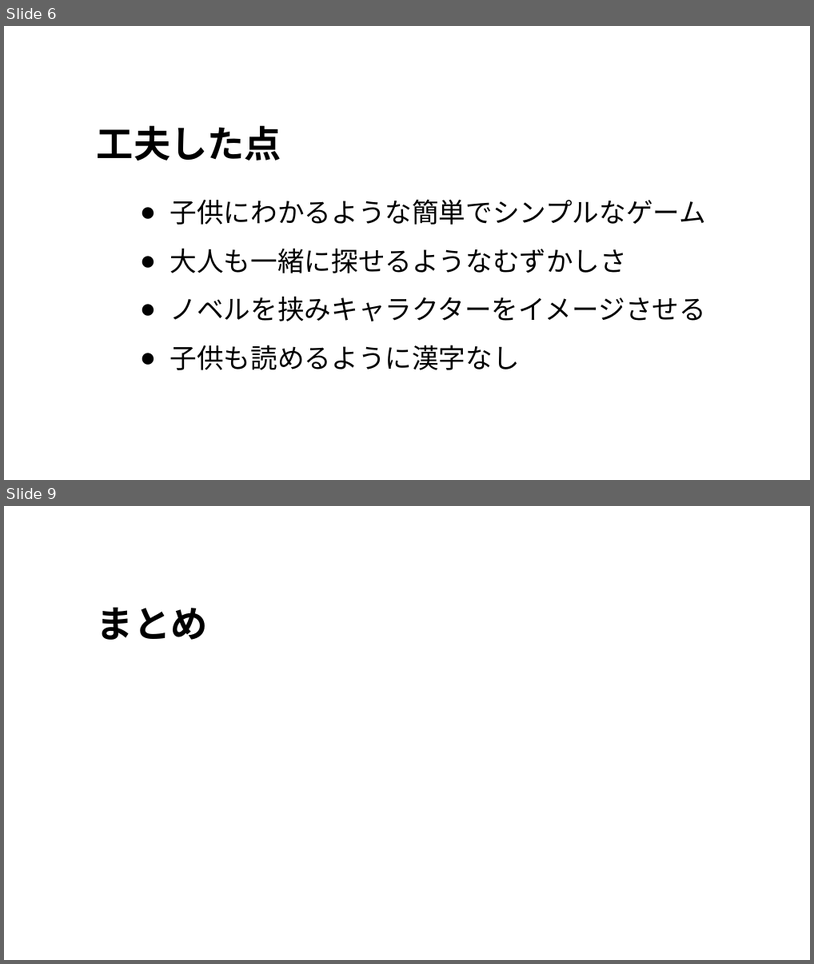
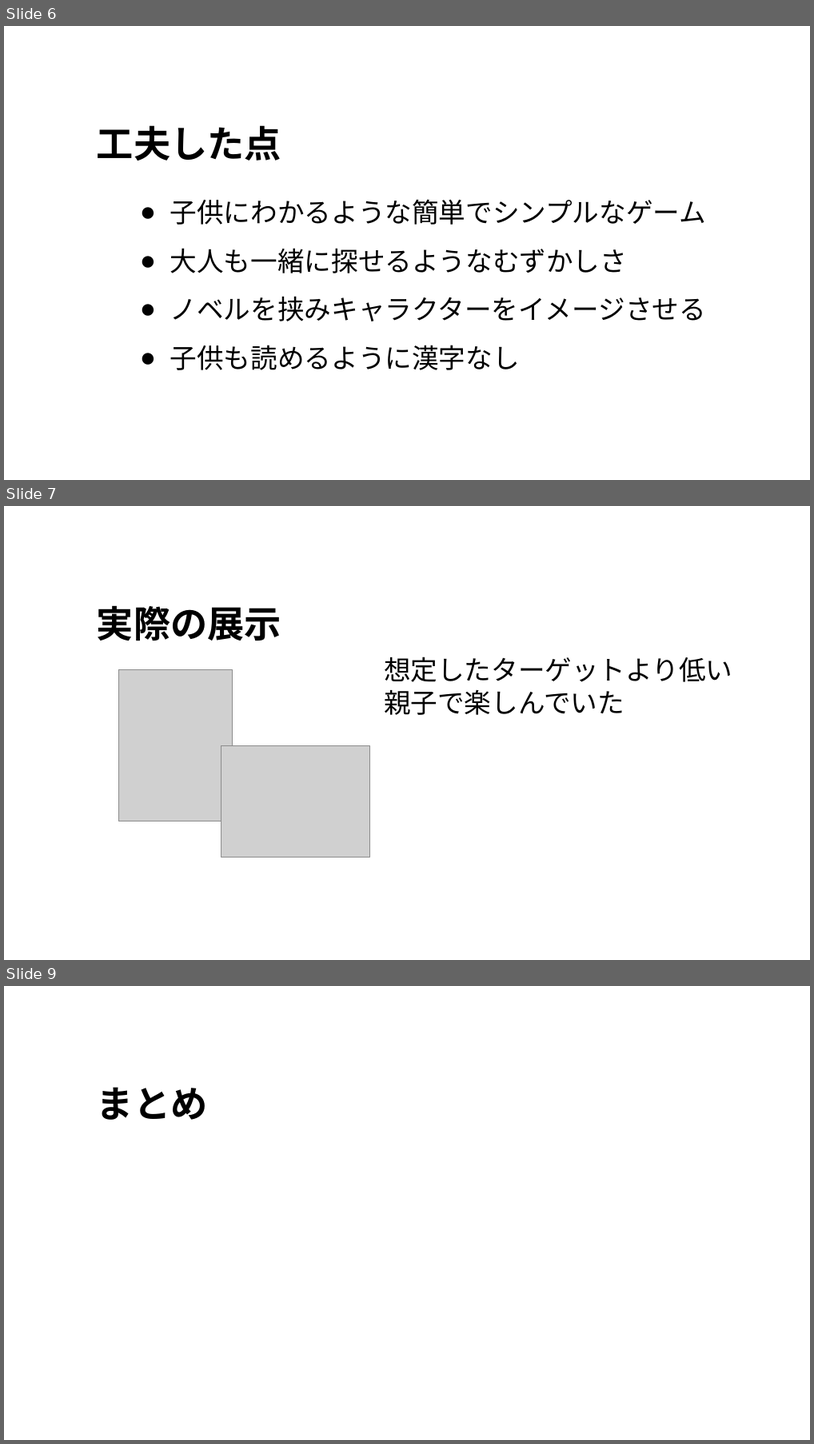
Before and after one commit to alto1412/Yokoari1207, a slide deck: よこありくんのプレゼン.pptx. Shown one above the other, each under a label of ours: slides 6 and 9 before the commit, slides 6, 7 and 9 after it; the slides between them are not shown. The pictures are 814x964 and 814x1444 pixels, drawn with LibreOffice and Linux fonts; fonts in the diff are those of the drawing; grey boxes stand for pictures; background and template pictures are left out. Boxes give left, top, right and bottom in pixels: in the first picture for what was removed or moved away, otherwise in the second. Text is boxed around its words. In the diff, an @@ line names an element or a change of style, - is before the commit and + after.

Commit message:
プレゼンを変更しました。　沙田

```diff
--- a/よこありくんのプレゼン.pptx
+++ b/よこありくんのプレゼン.pptx
@@ slide 7 added at [4, 506, 810, 960], background picture (left out) @@
@@ rectangle added at [19, 517, 802, 928], fill #FFFFFF at 70% opacity, outline #FFFFFF 1 pt @@
@@ title added at [97, 605, 282, 641], 44 pt, text #000000, bold @@
+実際の展示
@@ picture added at [119, 670, 233, 821] @@
@@ text added at [384, 656, 733, 715], 32 pt, text #000000 @@
+想定したターゲットより低い
+親子で楽しんでいた
@@ picture added at [221, 745, 370, 857] @@
```
Also in this commit, not shown: 2 slides changed, 1 slide removed.
